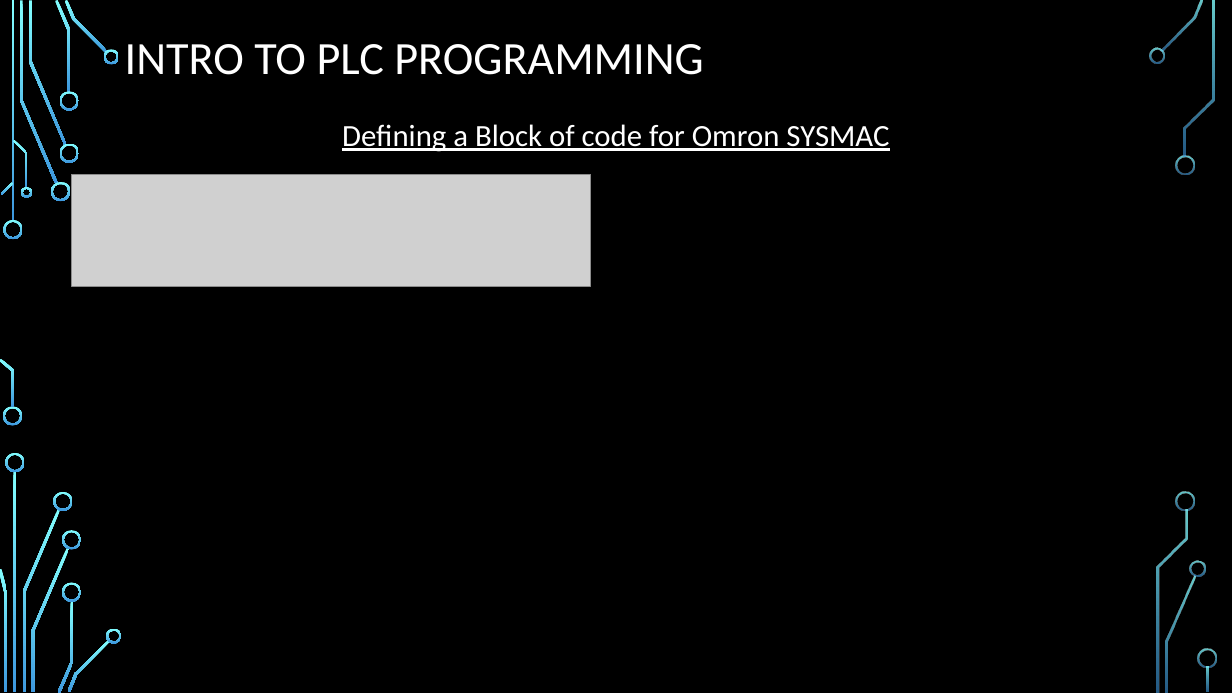
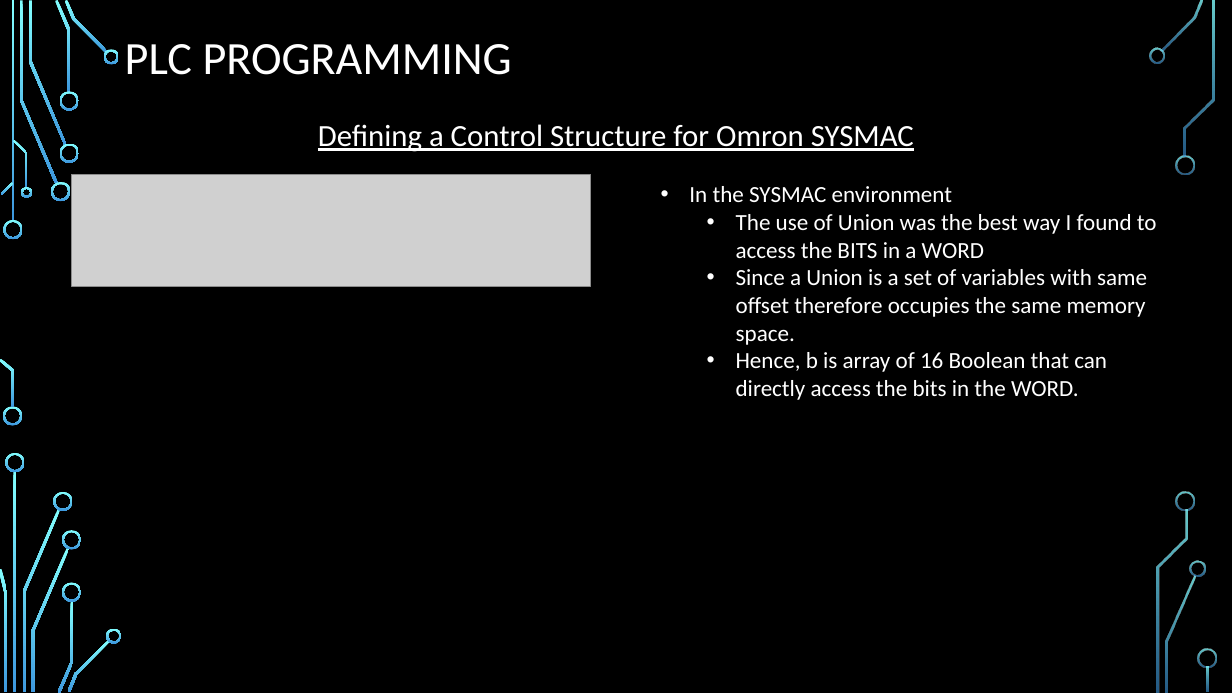
Before and after one commit to ramo1266/PLCProgrammingCourse, a slide deck: slide 8 of PowerPoint/PLC programming - Part 1 - Problems with Large Programs and Solution.pptx (slide 7 before the commit). Drawn at 1232x693 pixels with LibreOffice and Linux fonts; fonts in the diff are those of the drawing; grey boxes stand for pictures; background and template pictures are left out. Boxes give left, top, right and bottom in pixels: in the first picture for what was removed or moved away, otherwise in the second. Text is boxed around its words. In the diff, an @@ line names an element or a change of style, - is before the commit and + after.

```diff
--- a/PowerPoint/PLC programming - Part 1 - Problems with Large Programs and Solution.pptx
+++ b/PowerPoint/PLC programming - Part 1 - Problems with Large Programs and Solution.pptx
@@ title at [125,44,512,75]: text changed @@
-INTRO TO PLC PROGRAMMING
+PLC PROGRAMMING
@@ text at [318,124,914,152]: text changed @@
-Defining a Block of code for Omron SYSMAC
+Defining a Control Structure for Omron SYSMAC
@@ text added at [689,186,1157,400], 18 pt, text #FFFFFF @@
+• In the SYSMAC environment
+  • The use of Union was the best way I found to access the BITS in a WORD
+  • Since a Union is a set of variables with same offset therefore occupies the same memory space.
+  • Hence, b is array of 16 Boolean that can directly access the bits in the WORD.
```
Also in this commit, not shown: 7 other slides changed, 3 slides added, 7 other files.
